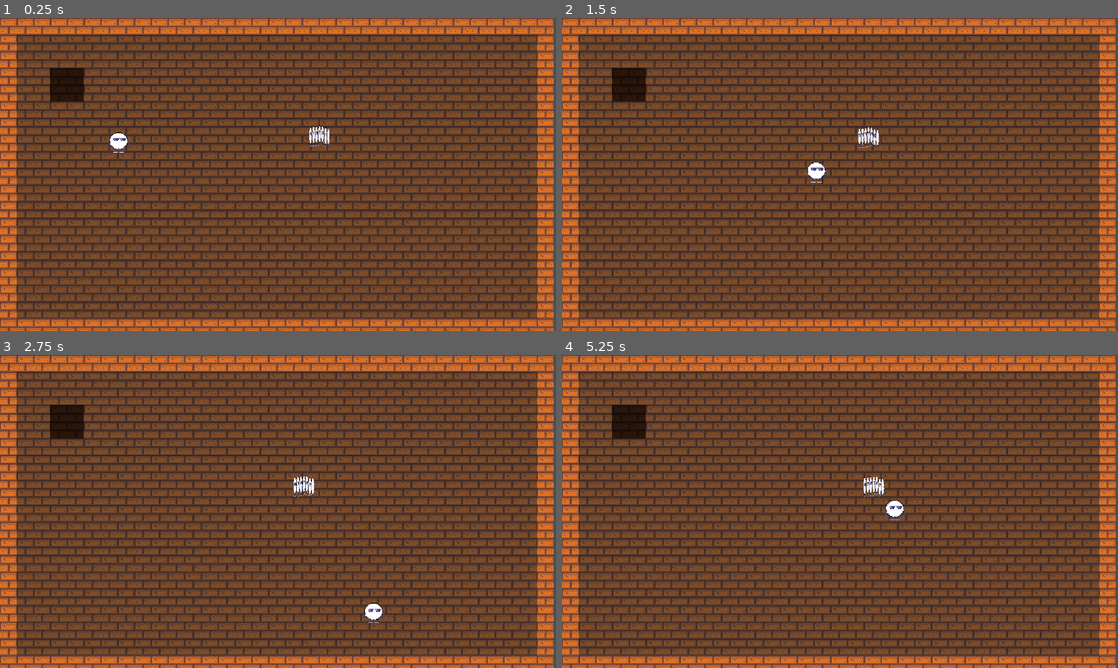
Above: before the commit, frames 1-4 (two rows, left to right).
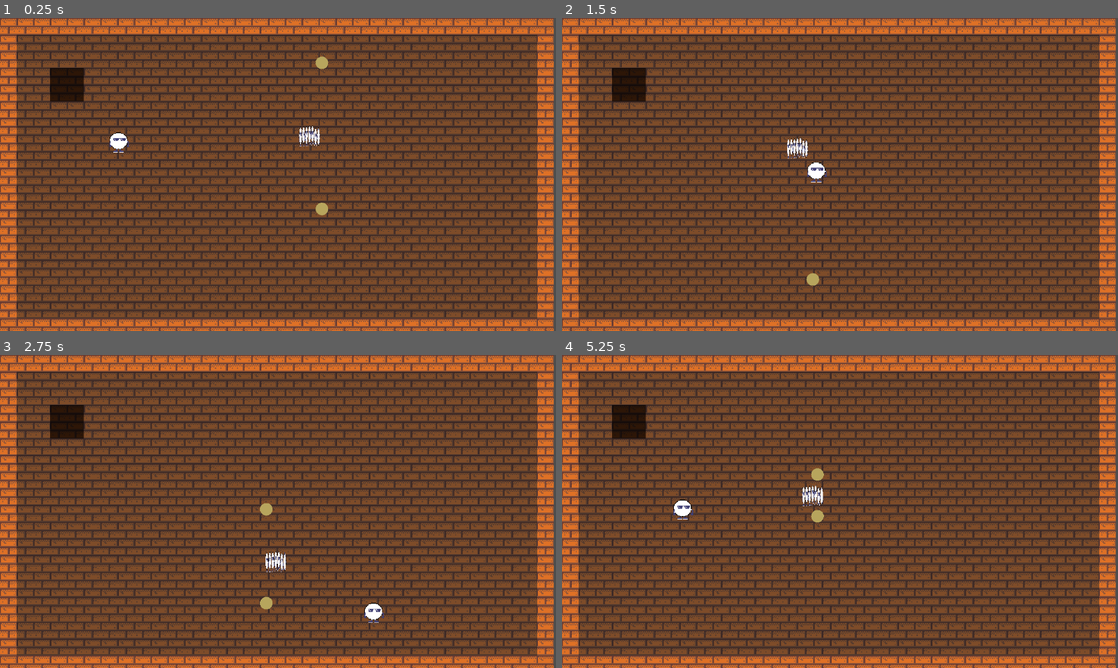
Above: after the commit, the same moments.

Repository: eduardo-kurek/MageMaze
Game: Godot game, scene res://world.tscn
Same seed, same stepped clock (60 frames per second), same inputs: the game is played once before the commit and once after it.
Inputs:
- Up to frame 1 (0.25 s): no input
- Up to frame 2 (1.5 s): hold D (move_right) 0.53-1.28 s; hold S (move_down) from 1.28 s (still down)
- Up to frame 3 (2.75 s): release S (move_down) at 2.03 s; hold D (move_right) from 2.03 s (still down)
- Up to frame 4 (5.25 s): release D (move_right) at 2.78 s; hold W (move_up) 2.78-3.53 s; hold A (move_left) 3.53-5.03 s; hold S (move_down) from 5.03 s (still down)

The runs differ from the first frame. In frame 1, 0.4% of the frame differs, in the area x 53-60%, y 12-64%; in frame 2, 0.4%; in frame 3, 0.5%; in frame 4, 0.9%, in the area x 20-62%, y 36-54%.

Commit message:
Altera estrategia dos tiros para usar recursos

Diff:
--- a/entities/behaviours/shoot/BulletSpawner.gd
+++ b/entities/behaviours/shoot/BulletSpawner.gd
@@ -1,5 +1,5 @@
 class_name BulletSpawner
-extends RefCounted
+extends Node
 
 var _spawner_container: Node
 
--- a/entities/behaviours/shoot/IShot.gd
+++ b/entities/behaviours/shoot/IShot.gd
@@ -1,5 +1,5 @@
 class_name IShot
-extends RefCounted
+extends Resource
 
 func fire(ctx: ShotContext) -> void:
 	push_error("IShot.fire() não implementado em %s" % get_script().resource_path)
--- a/entities/behaviours/shoot/MirrorShot.gd
+++ b/entities/behaviours/shoot/MirrorShot.gd
@@ -1,12 +1,9 @@
 class_name MirrorShot
 extends ShotBehaviour
 
-func _init(next: IShot) -> void:
-	super(next)
-
 func fire(ctx: ShotContext) -> void:
-	_next.fire(ctx)
+	next.fire(ctx)
 
 	var back := ctx.copy()
 	back.direction = -back.direction
-	_next.fire(back)
+	next.fire(back)
--- a/entities/behaviours/shoot/Shot.gd
+++ b/entities/behaviours/shoot/Shot.gd
@@ -1,10 +1,5 @@
 class_name Shot
 extends IShot
 
-var _spawner: BulletSpawner
-
-func _init(spawner: BulletSpawner) -> void:
-	_spawner = spawner
-
 func fire(ctx: ShotContext) -> void:
-	_spawner.spawn(ctx)
+	ctx.spawner.spawn(ctx) # TODO: mudar isso aqui, deixar spawner global
--- a/entities/behaviours/shoot/ShotBehaviour.gd
+++ b/entities/behaviours/shoot/ShotBehaviour.gd
@@ -1,10 +1,7 @@
 class_name ShotBehaviour
 extends IShot
 
-var _next: IShot
-
-func _init(next: IShot) -> void:
-	_next = next
+@export var next: IShot
 
 func fire(ctx: ShotContext) -> void:
-	_next.fire(ctx)
+	next.fire(ctx)
--- a/entities/behaviours/shoot/ShotContext.gd
+++ b/entities/behaviours/shoot/ShotContext.gd
@@ -4,15 +4,18 @@
 var position: Vector2
 var direction: Vector2
 var bullet: BulletDef
+var spawner: BulletSpawner
 
 func _init(
-		p_position := Vector2.ZERO,
-		p_direction := Vector2.ZERO,
-		p_bullet: BulletDef = null
-	) -> void:
+	p_position := Vector2.ZERO,
+	p_direction := Vector2.ZERO,
+	p_bullet: BulletDef = null,
+	p_spawner: BulletSpawner = null
+) -> void:
 	position = p_position
 	direction = p_direction
 	bullet = p_bullet
+	spawner = p_spawner
 
 func copy() -> ShotContext:
-	return ShotContext.new(position, direction, bullet)
+	return ShotContext.new(position, direction, bullet, spawner)
--- a/entities/behaviours/shoot/Weapon.gd
+++ b/entities/behaviours/shoot/Weapon.gd
@@ -1,28 +1,18 @@
 class_name Weapon
-extends RefCounted
+extends Resource
 
-var _pattern: IShot
-var _bullet: BulletDef
-var _aim: Callable
-var _interval: float
-var _cooldown: float = 0.0
+@export var pattern: IShot
+@export var bullet: BulletDef
+#@export var aim: Callable
+@export var interval: float
 
-func _init(
-	pattern: IShot,
-	bullet: BulletDef,
-	shots_per_second: float,
-	aim: Callable,
-) -> void:
-	_pattern = pattern
-	_bullet = bullet
-	_interval = 1.0 / shots_per_second
-	_aim = aim
+var cooldown: float = 0.0
 
-func tick(delta: float, origin: Vector2, wants_to_fire: bool) -> void:
-	_cooldown = maxf(0.0, _cooldown - delta)
-	if not wants_to_fire or _cooldown > 0.0:
+func tick(delta: float, origin: Vector2, spawner: BulletSpawner, wants_to_fire: bool) -> void:
+	cooldown = maxf(0.0, cooldown - delta)
+	if not wants_to_fire or cooldown > 0.0:
 		return
 
-	_cooldown = _interval
-	var direction: Vector2 = _aim.call(origin)
-	_pattern.fire(ShotContext.new(origin, direction, _bullet))
+	cooldown = interval
+	var direction: Vector2 = Vector2.DOWN
+	pattern.fire(ShotContext.new(origin, direction, bullet, spawner))
--- a/entities/enemies/prisioner/Prisioner.gd
+++ b/entities/enemies/prisioner/Prisioner.gd
@@ -4,21 +4,18 @@
 @export var target: Node2D
 @export var shots_per_second: float = 2.0
 @export var walk_behaviour: WalkBehaviour
+@export var weapon: Weapon
 
-var _weapon: Weapon
+var _spawner: BulletSpawner
 
 func _ready() -> void:
-	var spawner := BulletSpawner.new(get_parent())
-	var pattern: IShot = MirrorShot.new(Shot.new(spawner))
-	var bullet := BulletDef.new()
-
-	_weapon = Weapon.new(pattern, bullet, shots_per_second, _get_aim)
+	_spawner = BulletSpawner.new(get_parent())
 
 func _physics_process(delta: float) -> void:
 	if walk_behaviour:
 		walk_behaviour.walk()
 
-	_weapon.tick(delta, global_position, true)
+	weapon.tick(delta, global_position, _spawner, true)
 
 func _get_aim(origin: Vector2) -> Vector2:
 	if target:
--- /dev/null
+++ b/entities/enemies/prisioner/new_resource.tres
@@ -0,0 +1,7 @@
+[gd_resource type="Resource" script_class="BulletDef" format=3 uid="uid://b85k4yngcy4os"]
+
+[ext_resource type="Script" uid="uid://b21hi32dggour" path="res://entities/behaviours/shoot/BulletDef.gd" id="1_w1547"]
+
+[resource]
+script = ExtResource("1_w1547")
+metadata/_custom_type_script = "uid://b21hi32dggour"
--- a/entities/enemies/prisioner/prisioner.tscn
+++ b/entities/enemies/prisioner/prisioner.tscn
@@ -1,6 +1,7 @@
 [gd_scene format=3 uid="uid://bv8pxj5jy0g7o"]
 
 [ext_resource type="Script" uid="uid://bekfbgafbalfp" path="res://entities/enemies/prisioner/Prisioner.gd" id="1_bl8vm"]
+[ext_resource type="Resource" uid="uid://mbtv374q1xfk" path="res://entities/enemies/prisioner/weapon.tres" id="2_0pkrk"]
 [ext_resource type="Script" uid="uid://k3xt0jws2vle" path="res://entities/behaviours/walk/ChaseWalkBehaviour.gd" id="2_chase"]
 [ext_resource type="Script" uid="uid://bsvp3x3jgd0fi" path="res://entities/behaviours/walk/strategies/WalkStrategy.gd" id="2_j6gqp"]
 [ext_resource type="Texture2D" uid="uid://cvb4xx7o3vubo" path="res://entities/player/player.png" id="2_xlfdw"]
@@ -8,9 +9,11 @@
 [sub_resource type="RectangleShape2D" id="RectangleShape2D_mlf01"]
 
 [node name="Prisioner" type="CharacterBody2D" unique_id=1130226890 node_paths=PackedStringArray("walk_behaviour")]
+collision_layer = 0
 motion_mode = 1
 script = ExtResource("1_bl8vm")
 walk_behaviour = NodePath("ChaseWalkBehaviour")
+weapon = ExtResource("2_0pkrk")
 
 [node name="CollisionShape2D" type="CollisionShape2D" parent="." unique_id=56049797]
 shape = SubResource("RectangleShape2D_mlf01")
@@ -26,5 +29,5 @@
 
 [node name="WalkStrategy" type="Node" parent="ChaseWalkBehaviour" unique_id=1957191035]
 script = ExtResource("2_j6gqp")
-speed = 10.0
+speed = 70.0
 acceleration = 400.0
--- /dev/null
+++ b/entities/enemies/prisioner/weapon.tres
@@ -0,0 +1,27 @@
+[gd_resource type="Resource" script_class="Weapon" format=3 uid="uid://mbtv374q1xfk"]
+
+[ext_resource type="Script" uid="uid://b21hi32dggour" path="res://entities/behaviours/shoot/BulletDef.gd" id="1_5j44p"]
+[ext_resource type="Script" uid="uid://w5un0tyt7v7q" path="res://entities/behaviours/shoot/Weapon.gd" id="1_vks66"]
+[ext_resource type="Script" uid="uid://jdit1pu3kt6w" path="res://entities/behaviours/shoot/Shot.gd" id="2_qqgya"]
+[ext_resource type="Script" uid="uid://dkvq0cu3st32l" path="res://entities/behaviours/shoot/MirrorShot.gd" id="3_81uyr"]
+
+[sub_resource type="Resource" id="Resource_qqgya"]
+script = ExtResource("1_5j44p")
+color = Color(0.719551, 0.6447952, 0.36639524, 1)
+metadata/_custom_type_script = "uid://b21hi32dggour"
+
+[sub_resource type="Resource" id="Resource_81uyr"]
+script = ExtResource("2_qqgya")
+metadata/_custom_type_script = "uid://jdit1pu3kt6w"
+
+[sub_resource type="Resource" id="Resource_vv16m"]
+script = ExtResource("3_81uyr")
+next = SubResource("Resource_81uyr")
+metadata/_custom_type_script = "uid://dkvq0cu3st32l"
+
+[resource]
+script = ExtResource("1_vks66")
+pattern = SubResource("Resource_vv16m")
+bullet = SubResource("Resource_qqgya")
+interval = 0.5
+metadata/_custom_type_script = "uid://w5un0tyt7v7q"
--- a/entities/player/player.tscn
+++ b/entities/player/player.tscn
@@ -59,6 +59,7 @@
 }]
 
 [node name="Player" type="CharacterBody2D" unique_id=1005058334 node_paths=PackedStringArray("walk_behaviour") groups=["enemy_target"]]
+collision_layer = 2
 motion_mode = 1
 script = ExtResource("1_abrql")
 walk_behaviour = NodePath("InputWalkBehaviour")
Not shown, added: todo.txt
